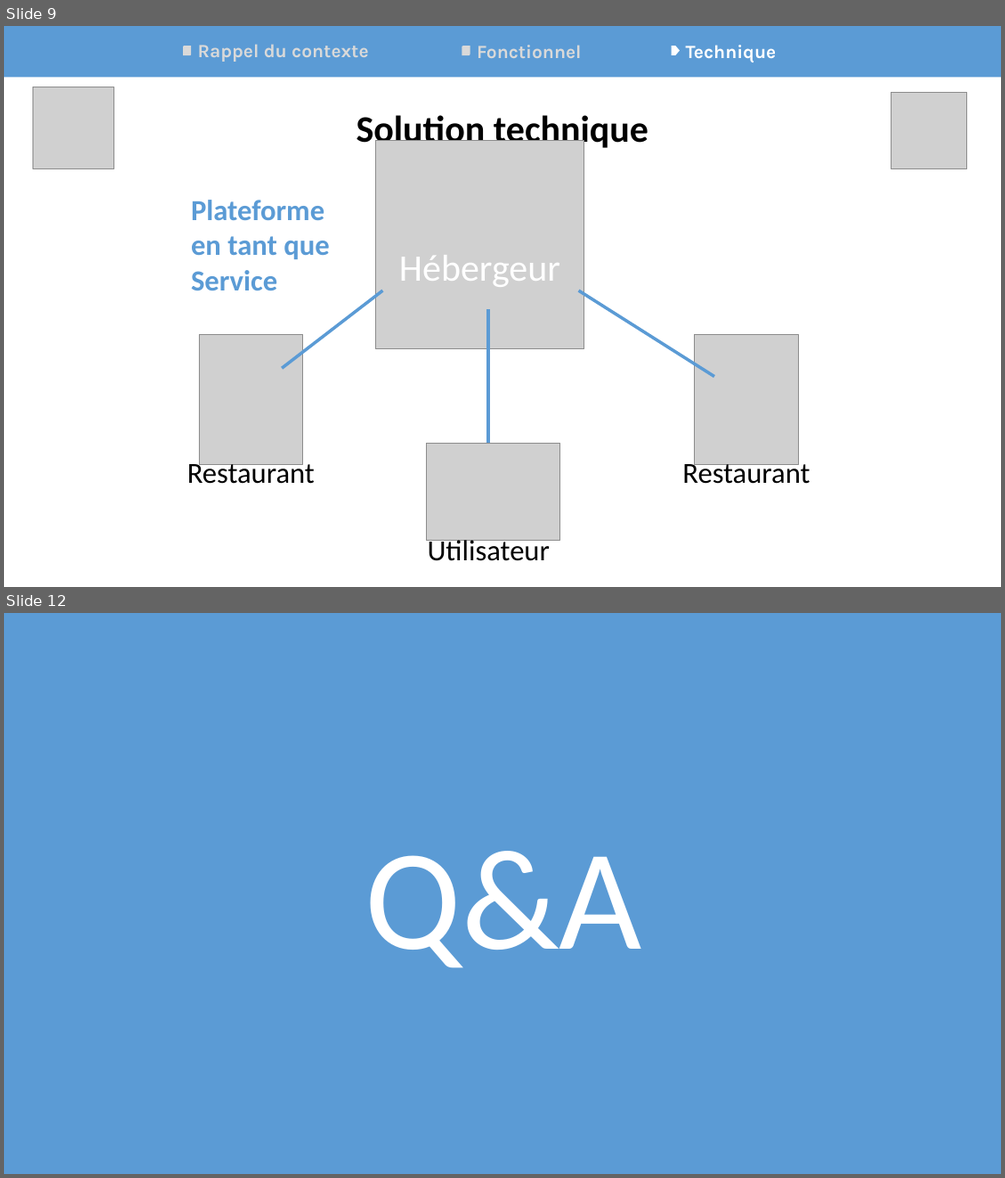
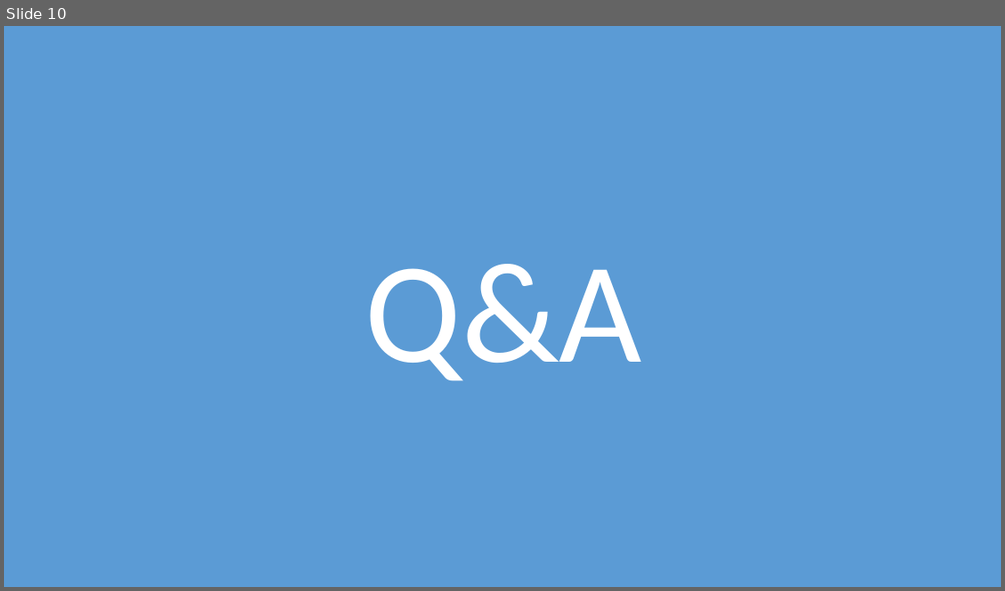
Before and after one commit to Synkied/OC_Projet-6, a slide deck: Projet6_OCPizza_Arguments.pptx. Shown one above the other, each under a label of ours: slides 9 and 12 before the commit, slide 10 after it; the slides between them are not shown. The pictures are 1005x1178 and 1005x591 pixels, drawn with LibreOffice and Linux fonts; fonts in the diff are those of the drawing; grey boxes stand for pictures. Boxes give left, top, right and bottom in pixels: in the first picture for what was removed or moved away, otherwise in the second. Text is boxed around its words. In the diff, an @@ line names an element or a change of style, - is before the commit and + after.

```diff
--- a/Projet6_OCPizza_Arguments.pptx
+++ b/Projet6_OCPizza_Arguments.pptx
@@ slide 9 removed at (4,26,1001,587), background #FFFFFF @@
@@ rectangle removed at (4,26,1001,77) @@
@@ round diag rect removed at (183,46,191,55) @@
@@ text removed at (198,44,368,62) @@
-Rappel du contexte
@@ round diag rect removed at (461,46,469,55) @@
@@ text removed at (477,45,582,58) @@
-Fonctionnel
@@ pentagon arrow removed at (671,46,680,55) @@
@@ text removed at (686,45,777,62) @@
-Technique
@@ picture removed at (32,87,114,168) @@
@@ picture removed at (890,93,967,168) @@
@@ text removed at (356,115,648,151) @@
-Solution technique
@@ picture removed at (376,141,584,349) @@
@@ text removed at (191,200,329,290) @@
-Plateforme
-en tant que
-Service
@@ text removed at (399,255,560,287) @@
-Hébergeur
@@ line removed from (382, 290) to (283, 368) @@
@@ line removed from (579, 290) to (714, 377) @@
@@ line removed from (488, 309) to (488, 443) @@
@@ picture removed at (199,334,303,464) @@
@@ picture removed at (695,334,798,464) @@
@@ picture removed at (427,443,560,540) @@
@@ text removed at (187,459,315,483) @@
-Restaurant
@@ text removed at (682,459,809,483) @@
-Restaurant
@@ text removed at (428,537,550,561) @@
-Utilisateur
@@ what was slide 12 is now slide 10 @@
```
Also in this commit, not shown: 5 slides changed, 4 slides added, 5 other slides removed, 49 other files.
